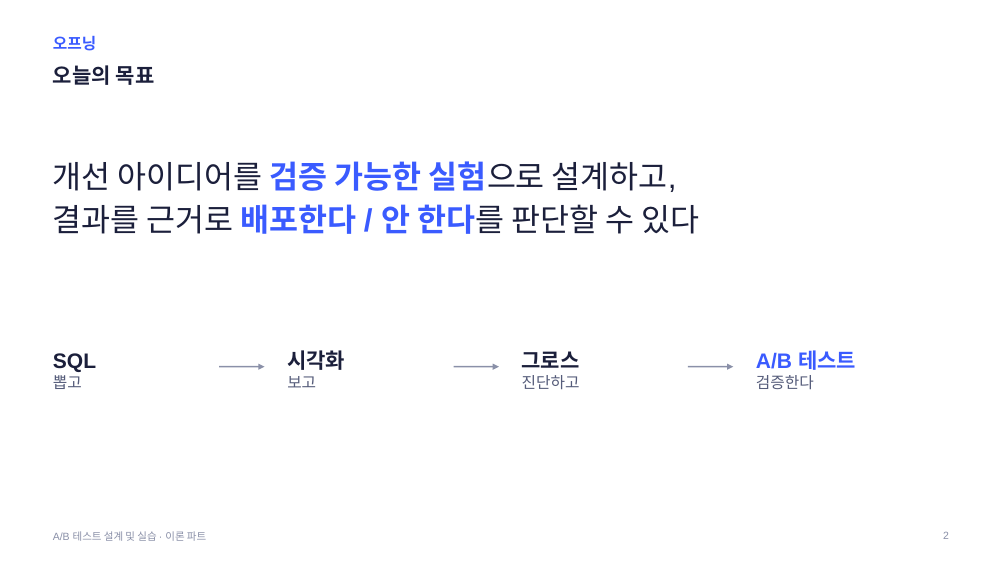
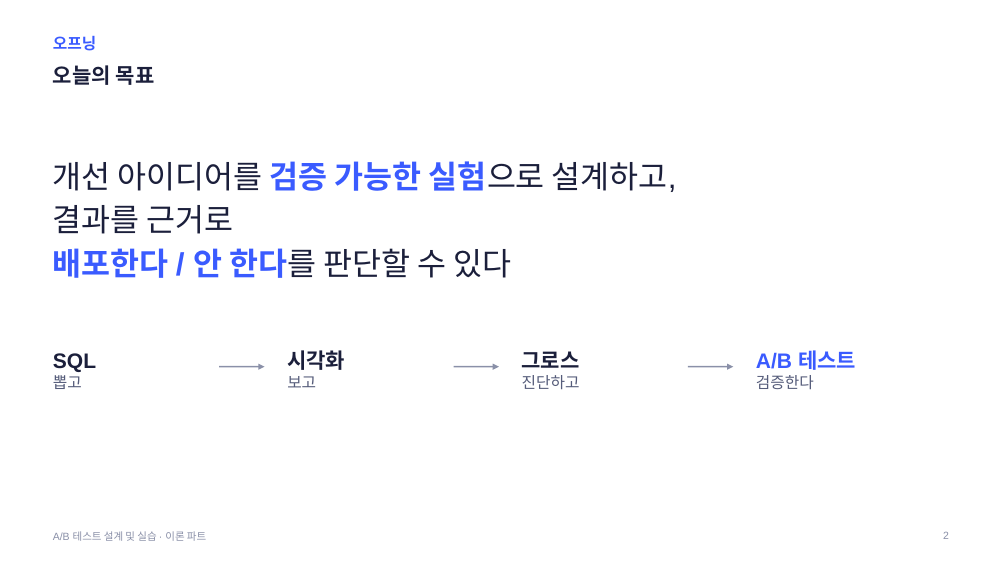
Before and after one commit to kkamret/quickmart-lab-rats, a slide deck: slide 2 of docs/lecture/ab-testing-theory.pptx. Drawn at 1008x567 pixels with LibreOffice and Linux fonts; fonts in the diff are those of the drawing. Boxes give left, top, right and bottom in pixels: in the first picture for what was removed or moved away, otherwise in the second. Text is boxed around its words. In the diff, an @@ line names an element or a change of style, - is before the commit and + after.

```diff
--- a/docs/lecture/ab-testing-theory.pptx
+++ b/docs/lecture/ab-testing-theory.pptx
@@ text at [53, 205, 511, 278]: text changed @@
-결과를 근거로 배포한다 / 안 한다를 판단할 수 있다
+결과를 근거로
+배포한다 / 안 한다를 판단할 수 있다
```
Also in this commit, not shown: 31 other slides changed, 1 other file.
